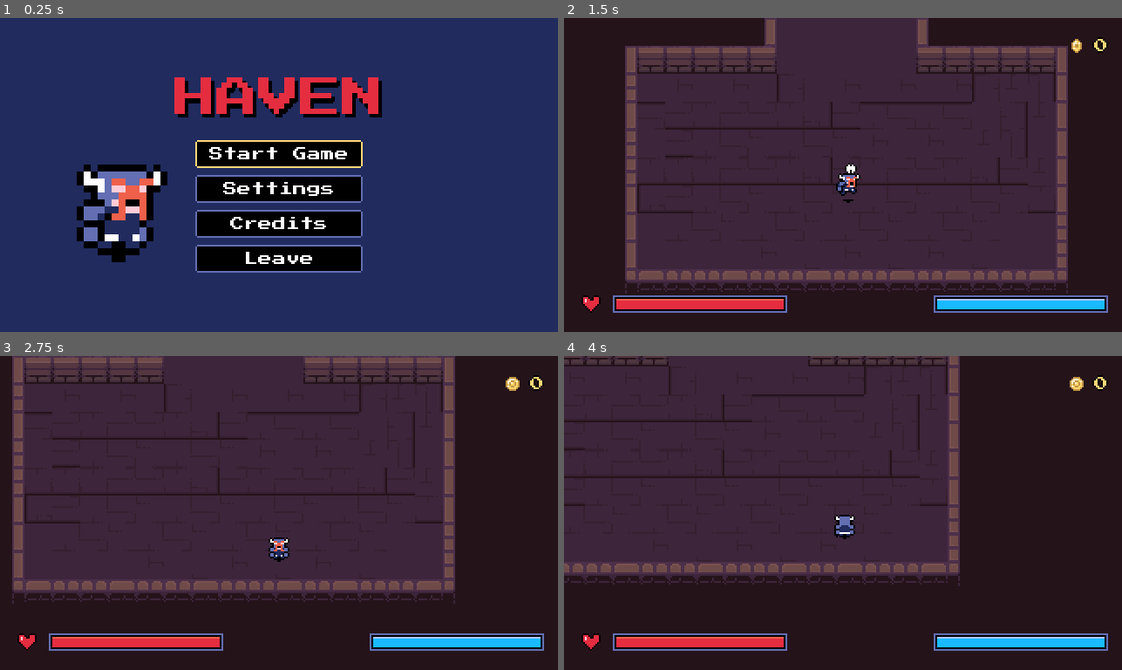
Above: before the commit, frames 1-4 (two rows, left to right).
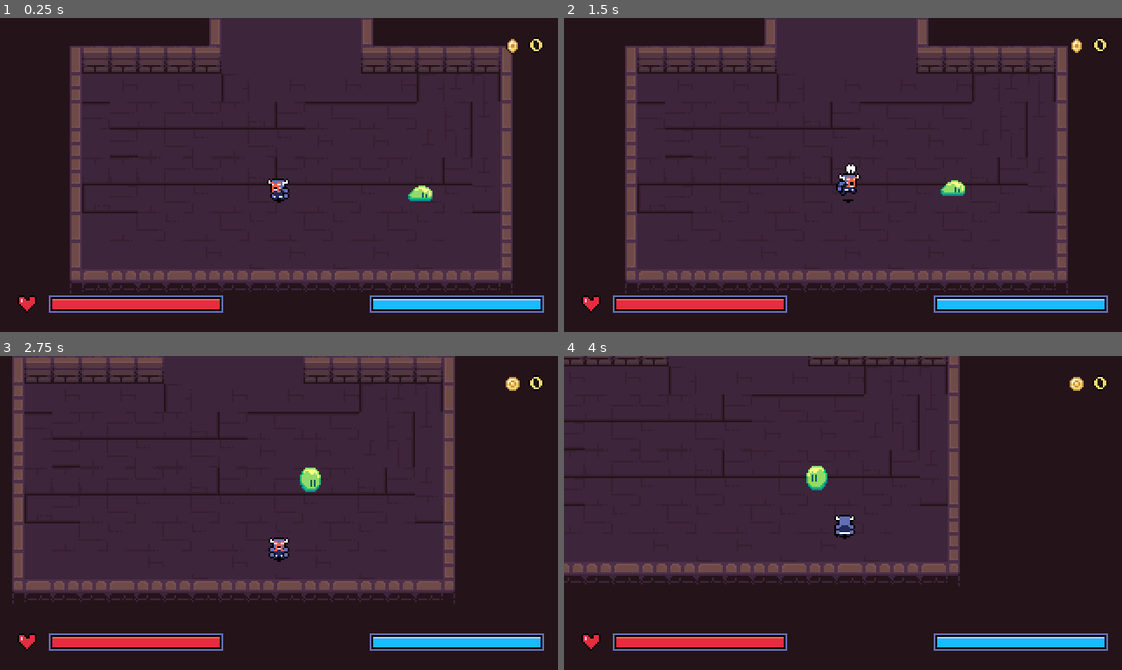
Above: after the commit, the same moments.

Repository: DaEpickid540/haven-2026
Game: Godot game, scene res://Scenes/main.tscn
The game is run twice, just before and just after one commit, with the same random seed, the same clock (stepped at 60 frames per second) and the same inputs. Before the commit the project starts from res://Scenes/main_menu.tscn.
Inputs:
- Up to frame 1 (0.25 s): no input
- Up to frame 2 (1.5 s): click "Start Game" at 0.5 s; hold Right (right) from 1.28 s (still down); tap J (attack) at 1.35 s
- Up to frame 3 (2.75 s): release Right (right) at 2.03 s; hold Down (down) from 2.03 s (still down); tap J (attack) at 2.1 s
- Up to frame 4 (4 s): release Down (down) at 2.78 s; hold Right (right) 2.78-3.53 s; tap X (dash) at 2.85 s; tap J (attack) at 3.05, 3.6 s; hold Up (up) from 3.53 s (still down)

The runs differ from the first frame. In frame 1, 100% of the frame differs, in the area x 0-100%, y 0-100%; in frame 2, 0.2%; in frame 3, 0.2%; in frame 4, 0.2%.

Commit message:
Cool
Cool

Diff:
--- a/Scenes/dunegon_hub.tscn
+++ b/Scenes/dunegon_hub.tscn
@@ -3,6 +3,7 @@
 [ext_resource type="Texture2D" uid="uid://chw2o8hrbwh8d" path="res://Assets/2D Pixel Dungeon Asset Pack/character and tileset/Dungeon_Tileset.png" id="1_4hdsq"]
 [ext_resource type="Script" uid="uid://dbny122ne7k8l" path="res://Scenes/dunegon_hub.gd" id="1_j46jl"]
 [ext_resource type="PackedScene" uid="uid://bwx5y3sqfe8k8" path="res://Scenes/player.tscn" id="2_mry4j"]
+[ext_resource type="PackedScene" uid="uid://db0fpjasttonn" path="res://enemy.tscn" id="4_37qhs"]
 [ext_resource type="Script" uid="uid://buvomw3ly4tqv" path="res://Scenes/enter_dungeon.gd" id="4_nttom"]
 
 [sub_resource type="TileSetAtlasSource" id="TileSetAtlasSource_mry4j"]
@@ -150,4 +151,7 @@
 [node name="EnterDungeon" type="CanvasLayer" parent="." unique_id=1261963618]
 script = ExtResource("4_nttom")
 
+[node name="Slime" parent="." unique_id=1620705969 instance=ExtResource("4_37qhs")]
+position = Vector2(245, 108)
+
 [connection signal="begin_descent" from="." to="EnterDungeon" method="_on_dunegon_hub_begin_descent"]
--- a/Scenes/player.tscn
+++ b/Scenes/player.tscn
@@ -512,7 +512,7 @@
 [sub_resource type="CircleShape2D" id="CircleShape2D_0wjns"]
 radius = 5.0
 
-[node name="Player" type="CharacterBody2D" unique_id=222476482 groups=["Player"]]
+[node name="Player" type="CharacterBody2D" unique_id=222476482 groups=["player"]]
 script = ExtResource("1_cvnsp")
 
 [node name="Sprite2D" type="Sprite2D" parent="." unique_id=880345902]
--- a/Scripts/player.gd
+++ b/Scripts/player.gd
@@ -1,6 +1,8 @@
 extends CharacterBody2D
 
 var speed = 100.0
+var strength = 10.0
+var stamina = 10.0
 
 @onready var animation_tree: AnimationTree = $AnimationTree
 @onready var playback = animation_tree.get("parameters/StateMachine/playback") as AnimationNodeStateMachinePlayback
--- /dev/null
+++ b/Scripts/slime.gd
@@ -0,0 +1,123 @@
+class_name Slime
+extends CharacterBody2D
+
+enum State {IDLE, CHASE, ATTACK, HURT, DEAD}
+
+@export_category("Detection")
+@export var detection_radius = 96.0
+@export var attack_range = 18.0
+
+@export_category("Movement")
+@export var chase_speed := 20.0
+
+@export_category("Combat")
+@export var max_health := 3
+@export var attack_duration := 0.45
+@export var hurt_duration := 0.22
+
+@onready var sprite: Sprite2D = $Sprite2D
+@onready var animation_player: AnimationPlayer = $AnimationPlayer
+
+var state := State.IDLE
+var target: Node2D
+var health: int
+var state_timer := 0.0
+var facing_left := false
+
+
+func _ready() -> void:
+	health = max_health
+	_find_player()
+	_enter_state(State.IDLE)
+
+
+func _physics_process(delta: float) -> void:
+	if state == State.DEAD:
+		return
+
+	if not is_instance_valid(target):
+		target = null
+		_find_player()
+
+	match state:
+		State.IDLE:
+			velocity = Vector2.ZERO
+			if _can_detect_target():
+				_enter_state(State.CHASE)
+
+		State.CHASE:
+			_update_chase()
+
+		State.ATTACK:
+			velocity = Vector2.ZERO
+			state_timer -= delta
+			if state_timer <= 0.0:
+				_enter_state(State.CHASE if _can_detect_target() else State.IDLE)
+
+		State.HURT:
+			velocity = Vector2.ZERO
+			state_timer -= delta
+			if state_timer <= 0.0:
+				_enter_state(State.CHASE if _can_detect_target() else State.IDLE)
+
+	move_and_slide()
+
+
+func take_damage(amount := 1) -> void:
+	if state == State.DEAD:
+		return
+
+	health -= amount
+	if health <= 0:
+		_enter_state(State.DEAD)
+	else:
+		_enter_state(State.HURT)
+
+
+func _update_chase() -> void:
+	if not _can_detect_target():
+		_enter_state(State.IDLE)
+		return
+
+	var direction := global_position.direction_to(target.global_position)
+	if direction.x != 0.0:
+		facing_left = direction.x < 0.0
+		sprite.flip_h = facing_left
+
+	if global_position.distance_to(target.global_position) <= attack_range:
+		_enter_state(State.ATTACK)
+		return
+
+	velocity = direction * chase_speed
+
+
+func _find_player() -> void:
+	var players := get_tree().get_nodes_in_group("player")
+	if not players.is_empty():
+		target = players.front() as Node2D
+
+
+func _can_detect_target() -> bool:
+	return is_instance_valid(target) and global_position.distance_to(target.global_position) <= detection_radius
+
+
+func _enter_state(next_state: State) -> void:
+	if state == next_state and animation_player.is_playing():
+		return
+
+	state = next_state
+	match state:
+		State.IDLE:
+			animation_player.play("idle")
+		State.CHASE:
+			animation_player.play("chase")
+		State.ATTACK:
+			state_timer = attack_duration
+			animation_player.play("attack")
+		State.HURT:
+			state_timer = hurt_duration
+			animation_player.play("hurt")
+		State.DEAD:
+			velocity = Vector2.ZERO
+			animation_player.play("death")
+			set_physics_process(false)
--- a/enemy.tscn
+++ b/enemy.tscn
@@ -1,5 +1,248 @@
 [gd_scene format=3 uid="uid://db0fpjasttonn"]
 
-[node name="Enemy" type="CharacterBody2D" unique_id=1620705969]
+[ext_resource type="Script" uid="uid://cbvhtpt8pas5u" path="res://Scripts/slime.gd" id="1_slime"]
+[ext_resource type="Texture2D" uid="uid://8k20qsa7n408" path="res://Assets/Platformer Slimes v2.0/Spritesheets/16x16/Walk (32x16)/Walk_Green.png" id="3_walk"]
+[ext_resource type="Texture2D" uid="uid://cr0g58vhsqu21" path="res://Assets/Platformer Slimes v2.0/Spritesheets/16x16/Jump (16x32)/Jump_Green.png" id="4_jump"]
+[ext_resource type="Texture2D" uid="uid://btwgb501dllru" path="res://Assets/Platformer Slimes v2.0/Spritesheets/16x16/Dead/Dead_Green.png" id="5_dead"]
+
+[sub_resource type="Animation" id="Animation_4gyqm"]
+length = 0.001
+tracks/0/type = "value"
+tracks/0/imported = false
+tracks/0/enabled = true
+tracks/0/path = NodePath(".:frame")
+tracks/0/interp = 1
+tracks/0/loop_wrap = true
+tracks/0/keys = {
+"times": PackedFloat32Array(0),
+"transitions": PackedFloat32Array(1),
+"update": 1,
+"values": [0]
+}
+
+[sub_resource type="Animation" id="Animation_attack"]
+resource_name = "attack"
+length = 0.8
+step = 0.05
+tracks/0/type = "value"
+tracks/0/imported = false
+tracks/0/enabled = true
+tracks/0/path = NodePath(".:texture")
+tracks/0/interp = 1
+tracks/0/loop_wrap = true
+tracks/0/keys = {
+"times": PackedFloat32Array(0),
+"transitions": PackedFloat32Array(1),
+"update": 1,
+"values": [ExtResource("4_jump")]
+}
+tracks/1/type = "value"
+tracks/1/imported = false
+tracks/1/enabled = true
+tracks/1/path = NodePath(".:hframes")
+tracks/1/interp = 1
+tracks/1/loop_wrap = true
+tracks/1/keys = {
+"times": PackedFloat32Array(0),
+"transitions": PackedFloat32Array(1),
+"update": 1,
+"values": [12]
+}
+tracks/2/type = "value"
+tracks/2/imported = false
+tracks/2/enabled = true
+tracks/2/path = NodePath(".:vframes")
+tracks/2/interp = 1
+tracks/2/loop_wrap = true
+tracks/2/keys = {
+"times": PackedFloat32Array(0),
+"transitions": PackedFloat32Array(1),
+"update": 1,
+"values": [2]
+}
+tracks/3/type = "value"
+tracks/3/imported = false
+tracks/3/enabled = true
+tracks/3/path = NodePath(".:frame")
+tracks/3/interp = 1
+tracks/3/loop_wrap = true
+tracks/3/keys = {
+"times": PackedFloat32Array(0, 0.1, 0.2, 0.3, 0.4, 0.5, 0.6),
+"transitions": PackedFloat32Array(1, 1, 1, 1, 1, 1, 1),
+"update": 1,
+"values": [0, 1, 2, 4, 6, 7, 8]
+}
+
+[sub_resource type="Animation" id="Animation_chase"]
+resource_name = "chase"
+length = 0.7
+loop_mode = 1
+step = 0.1
+tracks/0/type = "value"
+tracks/0/imported = false
+tracks/0/enabled = true
+tracks/0/path = NodePath(".:texture")
+tracks/0/interp = 1
+tracks/0/loop_wrap = true
+tracks/0/keys = {
+"times": PackedFloat32Array(0),
+"transitions": PackedFloat32Array(1),
+"update": 1,
+"values": [ExtResource("3_walk")]
+}
+tracks/1/type = "value"
+tracks/1/imported = false
+tracks/1/enabled = true
+tracks/1/path = NodePath(".:hframes")
+tracks/1/interp = 1
+tracks/1/loop_wrap = true
+tracks/1/keys = {
+"times": PackedFloat32Array(0),
+"transitions": PackedFloat32Array(1),
+"update": 1,
+"values": [7]
+}
+tracks/2/type = "value"
+tracks/2/imported = false
+tracks/2/enabled = true
+tracks/2/path = NodePath(".:vframes")
+tracks/2/interp = 1
+tracks/2/loop_wrap = true
+tracks/2/keys = {
+"times": PackedFloat32Array(0),
+"transitions": PackedFloat32Array(1),
+"update": 1,
+"values": [2]
+}
+tracks/3/type = "value"
+tracks/3/imported = false
+tracks/3/enabled = true
+tracks/3/path = NodePath(".:frame")
+tracks/3/interp = 1
+tracks/3/loop_wrap = true
+tracks/3/keys = {
+"times": PackedFloat32Array(0, 0.1, 0.2, 0.3, 0.4, 0.5, 0.6),
+"transitions": PackedFloat32Array(1, 1, 1, 1, 1, 1, 1),
+"update": 1,
+"values": [0, 1, 2, 3, 4, 5, 6]
+}
+
+[sub_resource type="Animation" id="Animation_qi2p4"]
+resource_name = "death"
+length = 0.5
+step = 0.1
+tracks/0/type = "value"
+tracks/0/imported = false
+tracks/0/enabled = true
+tracks/0/path = NodePath(".:texture")
+tracks/0/interp = 1
+tracks/0/loop_wrap = true
+tracks/0/keys = {
+"times": PackedFloat32Array(0),
+"transitions": PackedFloat32Array(1),
+"update": 1,
+"values": [ExtResource("5_dead")]
+}
+tracks/1/type = "value"
+tracks/1/imported = false
+tracks/1/enabled = true
+tracks/1/path = NodePath(".:hframes")
+tracks/1/interp = 1
+tracks/1/loop_wrap = true
+tracks/1/keys = {
+"times": PackedFloat32Array(0),
+"transitions": PackedFloat32Array(1),
+"update": 1,
+"values": [5]
+}
+tracks/2/type = "value"
+tracks/2/imported = false
+tracks/2/enabled = true
+tracks/2/path = NodePath(".:vframes")
+tracks/2/interp = 1
+tracks/2/loop_wrap = true
+tracks/2/keys = {
+"times": PackedFloat32Array(0),
+"transitions": PackedFloat32Array(1),
+"update": 1,
+"values": [2]
+}
+tracks/3/type = "value"
+tracks/3/imported = false
+tracks/3/enabled = true
+tracks/3/path = NodePath(".:frame")
+tracks/3/interp = 1
+tracks/3/loop_wrap = true
+tracks/3/keys = {
+"times": PackedFloat32Array(0, 0.1, 0.2, 0.3, 0.4),
+"transitions": PackedFloat32Array(1, 1, 1, 1, 1),
+"update": 1,
+"values": [0, 1, 2, 3, 4]
+}
+
+[sub_resource type="Animation" id="Animation_hurt"]
+resource_name = "hurt"
+length = 0.22
+step = 0.11
+tracks/0/type = "value"
+tracks/0/imported = false
+tracks/0/enabled = true
+tracks/0/path = NodePath(".:modulate")
+tracks/0/interp = 1
+tracks/0/loop_wrap = true
+tracks/0/keys = {
+"times": PackedFloat32Array(0, 0.11, 0.22),
+"transitions": PackedFloat32Array(1, 1, 1),
+"update": 1,
+"values": [Color(1, 0.45, 0.45, 1), Color(1, 1, 1, 0.4), Color(1, 1, 1, 1)]
+}
+
+[sub_resource type="Animation" id="Animation_iifgy"]
+resource_name = "idle"
+length = 0.6
+loop_mode = 1
+step = 0.1
+tracks/0/type = "value"
+tracks/0/imported = false
+tracks/0/enabled = true
+tracks/0/path = NodePath(".:frame")
+tracks/0/interp = 1
+tracks/0/loop_wrap = true
+tracks/0/keys = {
+"times": PackedFloat32Array(0, 0.1, 0.2, 0.3, 0.4, 0.5, 0.6),
+"transitions": PackedFloat32Array(1, 1, 1, 1, 1, 1, 1),
+"update": 1,
+"values": [0, 1, 2, 3, 4, 5, 6]
+}
+
+[sub_resource type="AnimationLibrary" id="AnimationLibrary_epg4t"]
+_data = {
+&"RESET": SubResource("Animation_4gyqm"),
+&"attack": SubResource("Animation_attack"),
+&"chase": SubResource("Animation_chase"),
+&"death": SubResource("Animation_qi2p4"),
+&"hurt": SubResource("Animation_hurt"),
+&"idle": SubResource("Animation_iifgy")
+}
+
+[sub_resource type="CircleShape2D" id="CircleShape2D_slime"]
+radius = 7.0
+
+[node name="Slime" type="CharacterBody2D" unique_id=1620705969 groups=["enemy"]]
+collision_layer = 4
+collision_mask = 3
+motion_mode = 1
+script = ExtResource("1_slime")
 
 [node name="Sprite2D" type="Sprite2D" parent="." unique_id=80382903]
+position = Vector2(0, -10)
+texture = ExtResource("4_jump")
+hframes = 12
+vframes = 2
+
+[node name="AnimationPlayer" type="AnimationPlayer" parent="." unique_id=629370387]
+root_node = NodePath("../Sprite2D")
+libraries/ = SubResource("AnimationLibrary_epg4t")
+
+[node name="CollisionShape2D" type="CollisionShape2D" parent="." unique_id=1223386485]
+shape = SubResource("CircleShape2D_slime")
--- a/project.godot
+++ b/project.godot
@@ -12,7 +12,7 @@
 
 config/name="Haven 2026 Jam"
 config/description="Haven 2026 game jam project."
-run/main_scene="uid://bm52rdhpklh6d"
+run/main_scene="uid://e68v7c65ij8i"
 config/features=PackedStringArray("4.7", "GL Compatibility")
 
 [autoload]
@@ -36,6 +36,8 @@
 [global_group]
 
 Player=""
+player=""
+enemy=""
 
 [gui]
 
Not shown, added: Assets/Platformer Slimes v2.0/Readme.txt
Binary file added: Assets/Platformer Slimes v2.0/Spritesheets/16x16/Dead/Dead_Blue.png
Not shown, added: Assets/Platformer Slimes v2.0/Spritesheets/16x16/Dead/Dead_Blue.png.import
Binary file added: Assets/Platformer Slimes v2.0/Spritesheets/16x16/Dead/Dead_Green.png
Not shown, added: Assets/Platformer Slimes v2.0/Spritesheets/16x16/Dead/Dead_Green.png.import
Binary file added: Assets/Platformer Slimes v2.0/Spritesheets/16x16/Dead/Dead_Indigo.png
Not shown, added: Assets/Platformer Slimes v2.0/Spritesheets/16x16/Dead/Dead_Indigo.png.import
Binary file added: Assets/Platformer Slimes v2.0/Spritesheets/16x16/Dead/Dead_Orange.png
Not shown, added: Assets/Platformer Slimes v2.0/Spritesheets/16x16/Dead/Dead_Orange.png.import
Binary file added: Assets/Platformer Slimes v2.0/Spritesheets/16x16/Dead/Dead_Red.png
Not shown, added: Assets/Platformer Slimes v2.0/Spritesheets/16x16/Dead/Dead_Red.png.import
Binary file added: Assets/Platformer Slimes v2.0/Spritesheets/16x16/Dead/Dead_Violet.png
(and 102 more such lines)
